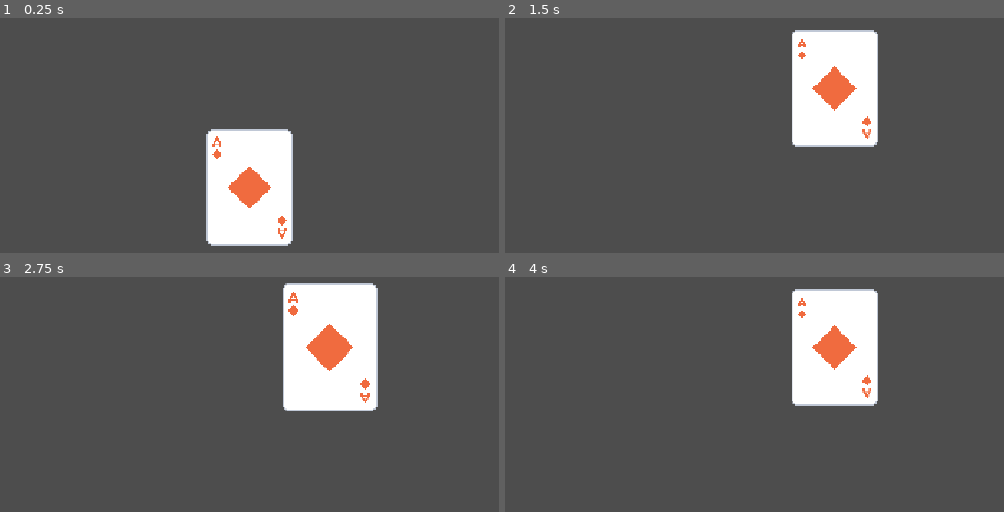
Above: before the commit, frames 1-4 (two rows, left to right).
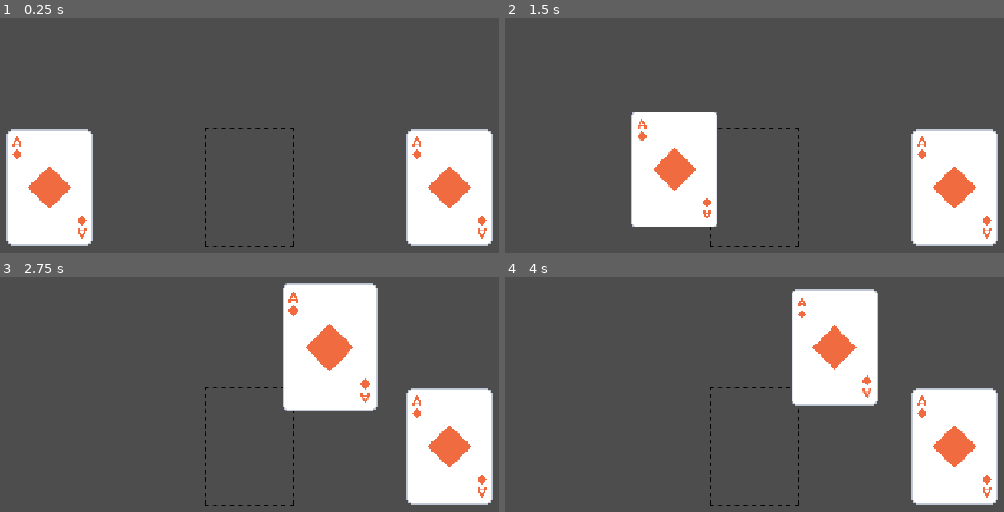
Above: after the commit, the same moments.

Repository: alvaro-stein/FRACTURE
Game: Godot game, scene res://scenes/main scenes/main.tscn
Same seed, same stepped clock (60 frames per second), same inputs: the game is played once before the commit and once after it.
Inputs (mouse positions are in pixels of both pictures, inside the frame that each line leads up to):
- Up to frame 1 (0.25 s): no input
- Up to frame 2 (1.5 s): tap Enter at 0.5 s; drag from (754, 187) to (834, 88) at 0.52 s; drag from (594, 208) to (834, 88) at 1.27 s
- Up to frame 3 (2.75 s): move the mouse to (329, 347) at 2.02 s; click (329, 347) at 2.17 s
- Up to frame 4 (4 s): tap Space at 2.75 s; drag from (outside the picture) to (514, 378) at 2.77 s; tap Enter at 3.5 s; move the mouse to (outside the picture) at 3.52 s; click (outside the picture) at 3.67 s

The runs differ from the first frame. In frame 1, 26% of the frame differs, in the area x 1-99%, y 46-98%; in frame 2, 26%; in frame 3, 8.8%; in frame 4, 8.8%.
Error before the commit: Invalid assignment of property or key 'scale' with value of type 'Vector2' on a base object of type 'Nil'. (res://scenes/Cards/card_manager.gd:30)

Commit message:
Added feature card slot

Diff:
--- a/scenes/Cards/card_manager.gd
+++ b/scenes/Cards/card_manager.gd
@@ -1,11 +1,13 @@
 extends Node2D
 
-#const COLLISION_MASK_CARD = 1
+#const COLLISION_MASK_CARD = 1   # Unused for now
+var standard_z_index = self.z_index
 var screen_size: Vector2
 var mouse_pos: Vector2
 var card_being_dragged: Node2D = null
 var highlighted_card: Node2D = null
-var last_entered: Node2D = null
+var last_card_hovered: Node2D = null
+var card_slot_hovered: Node2D = null
 
 
 # Called when the node enters the scene tree for the first time.
@@ -23,14 +25,9 @@
 
 
 func _input(event: InputEvent) -> void:
-	if event is InputEventMouseButton and event.button_index == MOUSE_BUTTON_LEFT:
-		#card_being_dragged = highlighted_card if event.pressed else null
-		if event.pressed:
-			card_being_dragged = highlighted_card
-			highlighted_card.scale = Vector2(1, 1)
-		else:
-			highlighted_card.scale = Vector2(1.1, 1.1)
-			card_being_dragged = null
+	if event is InputEventMouseButton and event.button_index == MOUSE_BUTTON_LEFT and highlighted_card:
+		start_drag() if event.pressed else finish_drag()
+		# Código antigo colapsado - são da versão do Barry
 		#card_being_dragged = raycast_check_for_card() if event.pressed else null
 		##if event.pressed:
 			###var card: Node2D = raycast_check_for_card()
@@ -39,9 +36,24 @@
 			##card_being_dragged = raycast_check_for_card()
 		##else:
 			##card_being_dragged = null
-# Todos os códigos comentados acima são da versão do Barry
 
-# Toda essa função cometada abaixo é da versão do Barry
+
+func start_drag() -> void:
+	card_being_dragged = highlighted_card
+	highlighted_card.scale = Vector2(1, 1)
+
+
+func finish_drag() -> void:
+	highlighted_card.scale = Vector2(1.1, 1.1)
+	if card_slot_hovered and card_being_dragged and card_slot_hovered.is_empty:
+		# Then drop the card into the empty card slot
+		card_slot_hovered.is_empty = false
+		card_being_dragged.position = card_slot_hovered.position
+		card_being_dragged.get_node("Area2D/CollisionShape2D").disabled = true
+	card_being_dragged = null
+
+
+# Código raycast colapsado - toda a função é da versão do Barry
 #func raycast_check_for_card() -> Node2D:
 	#var space_state: PhysicsDirectSpaceState2D = get_world_2d().direct_space_state
 	#var parameters := PhysicsPointQueryParameters2D.new()
@@ -54,13 +66,14 @@
 	#return null
 
 
-func connect_card_signals(card: Node2D):
+# Card implementation
+func connect_card_signals(card: Node2D) -> void:
 	card.connect("hovered", on_hovered_over_card)
 	card.connect("hovered_off", on_hovered_off_card)
 
 
 func on_hovered_over_card(card: Node2D) -> void:
-	last_entered = card
+	last_card_hovered = card
 	if not highlighted_card:
 		highlighted_card = card
 		highlight_card(card, true)
@@ -70,19 +83,34 @@
 	if highlighted_card == card:
 		highlighted_card = null
 		highlight_card(card, false)
-		if last_entered != card:
-			highlighted_card = last_entered
-			highlight_card(last_entered, true)
+		if last_card_hovered != card:
+			highlighted_card = last_card_hovered
+			highlight_card(last_card_hovered, true)
 		else:
-			last_entered = null
+			last_card_hovered = null
 	else:
-		last_entered = highlighted_card
+		last_card_hovered = highlighted_card
 
 
-func highlight_card(card: Node2D, hovered: bool):
+func highlight_card(card: Node2D, hovered: bool) -> void:
 	if hovered:
 		card.scale = Vector2(1.1, 1.1)
-		card.z_index = 2
+		card.z_index = standard_z_index + 1
 	else:
 		card.scale = Vector2(1, 1)
-		card.z_index = 1
+		card.z_index = standard_z_index
+
+
+# Card slot implementation
+func connect_card_slot_signals(card_slot: Node2D) -> void:
+	card_slot.connect("hovered", on_hovered_over_card_slot)
+	card_slot.connect("hovered_off", on_hovered_off_card_slot)
+
+
+# Does not handle overlapping card slots (probably not needed)
+func on_hovered_over_card_slot(card_slot: Node2D) -> void:
+	card_slot_hovered = card_slot
+
+
+func on_hovered_off_card_slot(card_slot: Node2D) -> void:
+	card_slot_hovered = null
--- /dev/null
+++ b/scenes/Cards/card_slot.gd
@@ -0,0 +1,20 @@
+extends Node2D
+
+signal hovered
+signal hovered_off
+
+var is_empty: bool = true
+
+
+# Called when the node enters the scene tree for the first time.
+func _ready() -> void:
+	# All Cards slots must be a child of CardManager or this will error
+	get_parent().connect_card_slot_signals(self)
+
+
+func _on_area_2d_mouse_entered() -> void:
+	emit_signal("hovered", self)
+
+
+func _on_area_2d_mouse_exited() -> void:
+	emit_signal("hovered_off", self)
--- /dev/null
+++ b/scenes/Cards/card_slot.tscn
@@ -0,0 +1,22 @@
+[gd_scene load_steps=4 format=3 uid="uid://c2etx6kcf7wll"]
+
+[ext_resource type="Texture2D" uid="uid://cut4std3hi5ys" path="res://assets/sprites/CardSlot.png" id="1_wps16"]
+[ext_resource type="Script" uid="uid://cnxomqcfc4hcf" path="res://scenes/Cards/card_slot.gd" id="1_xuqdl"]
+
+[sub_resource type="RectangleShape2D" id="RectangleShape2D_6bgyk"]
+size = Vector2(126, 170)
+
+[node name="CardSlot" type="Node2D"]
+script = ExtResource("1_xuqdl")
+
+[node name="Sprite" type="Sprite2D" parent="."]
+scale = Vector2(0.71, 0.645)
+texture = ExtResource("1_wps16")
+
+[node name="Area2D" type="Area2D" parent="."]
+
+[node name="CollisionShape2D" type="CollisionShape2D" parent="Area2D"]
+shape = SubResource("RectangleShape2D_6bgyk")
+
+[connection signal="mouse_entered" from="Area2D" to="." method="_on_area_2d_mouse_entered"]
+[connection signal="mouse_exited" from="Area2D" to="." method="_on_area_2d_mouse_exited"]
--- a/scenes/main scenes/main.tscn
+++ b/scenes/main scenes/main.tscn
@@ -1,13 +1,20 @@
-[gd_scene load_steps=4 format=3 uid="uid://4sv27rsymmwq"]
+[gd_scene load_steps=5 format=3 uid="uid://4sv27rsymmwq"]
 
 [ext_resource type="Script" uid="uid://c8x2ut33mqj5s" path="res://scenes/main scenes/main.gd" id="1_vqakc"]
 [ext_resource type="PackedScene" uid="uid://dapf7tew78ua2" path="res://scenes/Cards/card_manager.tscn" id="2_3x5ab"]
 [ext_resource type="PackedScene" uid="uid://bx70gmm6ej88p" path="res://scenes/Cards/card.tscn" id="2_o13qd"]
+[ext_resource type="PackedScene" uid="uid://c2etx6kcf7wll" path="res://scenes/Cards/card_slot.tscn" id="4_vi1qk"]
 
 [node name="Main" type="Node2D"]
 script = ExtResource("1_vqakc")
 
 [node name="CardManager" parent="." instance=ExtResource("2_3x5ab")]
 
+[node name="CardSlot" parent="CardManager" instance=ExtResource("4_vi1qk")]
+position = Vector2(576, 324)
+
 [node name="Card" parent="CardManager" instance=ExtResource("2_o13qd")]
-position = Vector2(576, 324)
+position = Vector2(288, 324)
+
+[node name="Card2" parent="CardManager" instance=ExtResource("2_o13qd")]
+position = Vector2(864, 324)
Binary file added: assets/sprites/CardSlot.png
Not shown, added: assets/sprites/CardSlot.png.import
Not shown, added: scenes/Cards/card_slot.gd.uid
